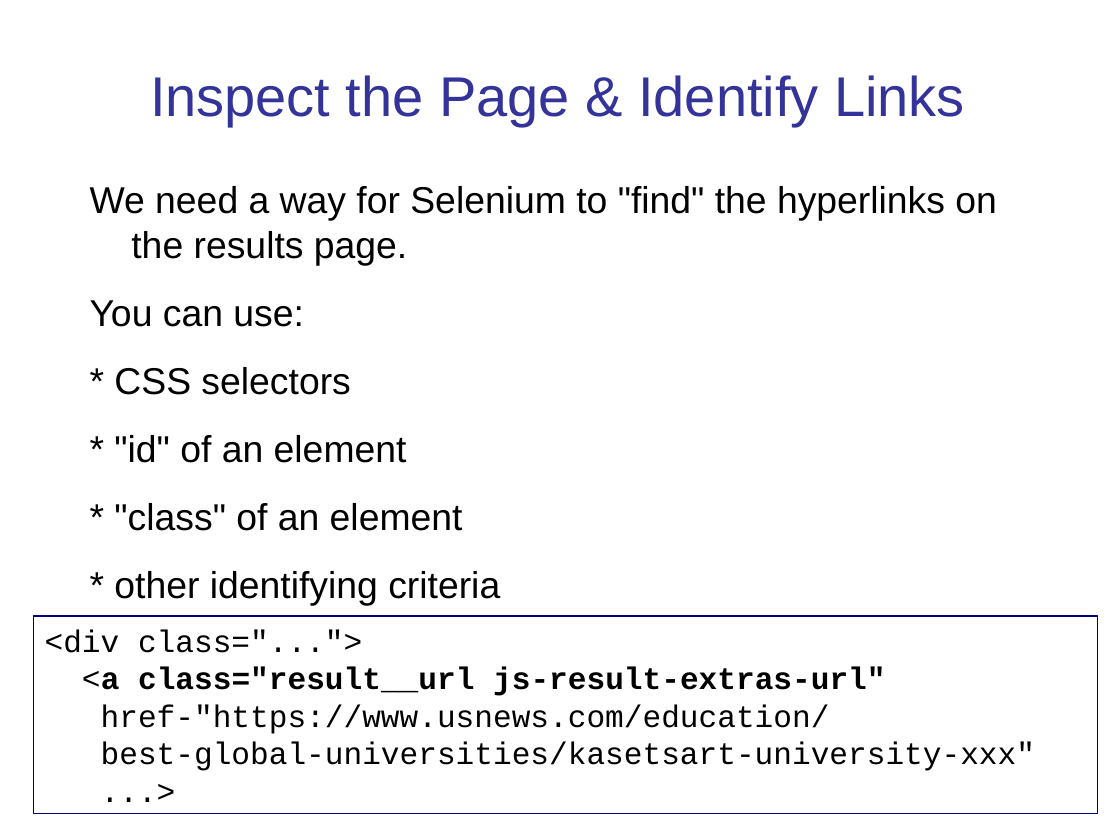
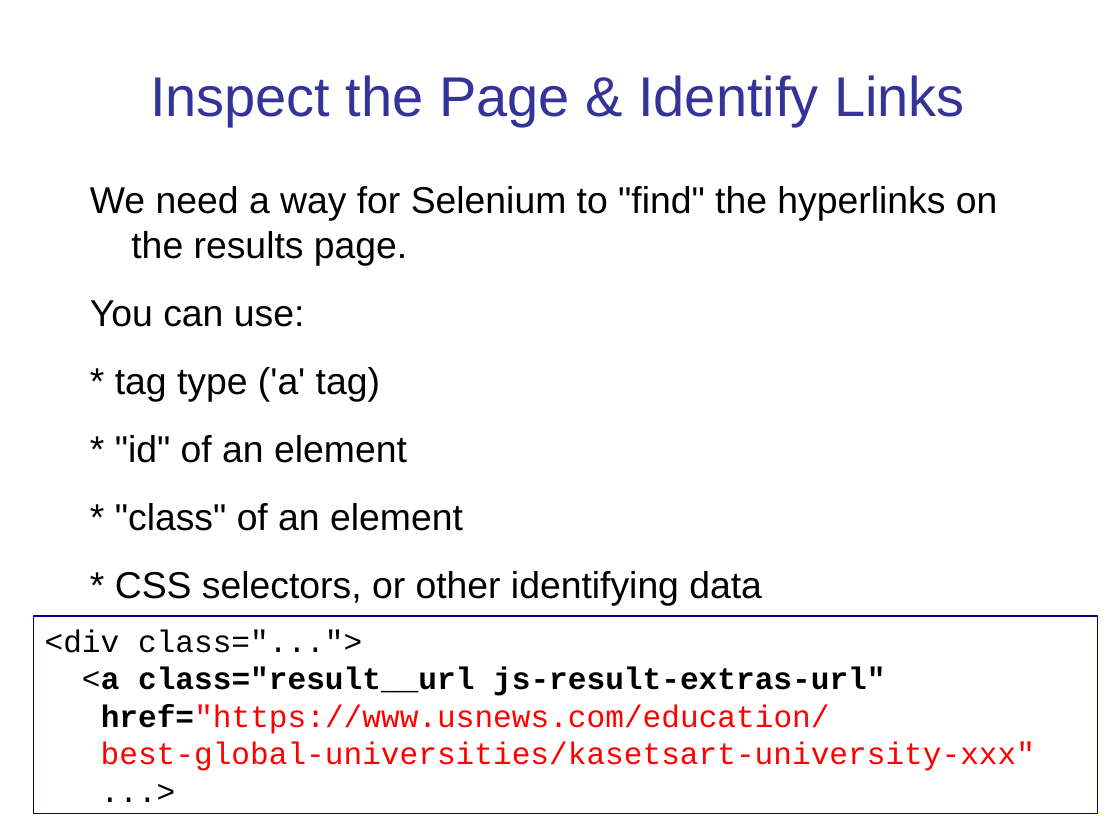
Before and after one commit to cpske/ISP, a slide deck: slide 29 of testing/WebTesting.ppt (slide 27 before the commit). Drawn at 1120x840 pixels with LibreOffice and Linux fonts; fonts in the diff are those of the drawing. Boxes give left, top, right and bottom in pixels: in the first picture for what was removed or moved away, otherwise in the second. Text is boxed around its words. In the diff, an @@ line names an element or a change of style, - is before the commit and + after.

```diff
--- a/testing/WebTesting.ppt
+++ b/testing/WebTesting.ppt
@@ text at (x1=115, y1=367, x2=380, y2=402): text changed @@
-* CSS selectors
+* tag type ('a' tag)
@@ text at (x1=115, y1=571, x2=762, y2=606): text changed @@
-* other identifying criteria
+* CSS selectors, or other identifying data
@@ text in rectangle at (x1=101, y1=704, x2=1035, y2=771): text changed; text colour #000000 to #FF0000 @@
-href-"https://www.usnews.com/education/
-best-global-universities/kasetsart-university-xxx"
-...>
+href="https://www.usnews.com/education/
+best-global-universities/kasetsart-university-xxx"
+...>
```
Also in this commit, not shown: 9 other slides changed, 2 slides added, 2 other files.
